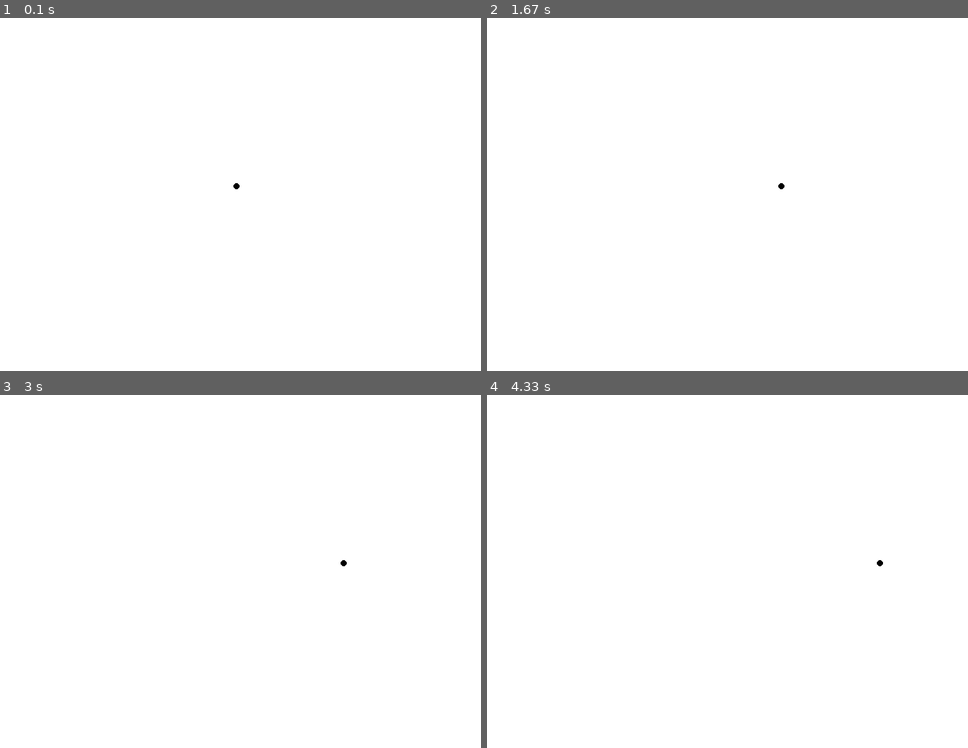
Above: before the commit, frames 1-4 (two rows, left to right).
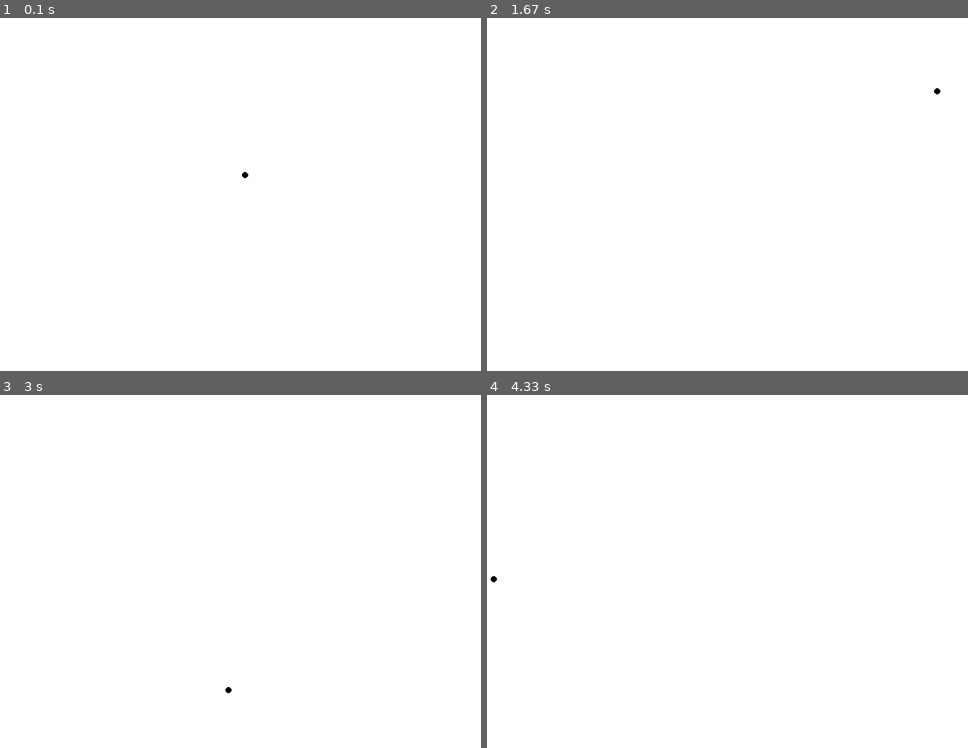
Above: after the commit, the same moments.

Repository: tk-wong/pygame-pong
Game: pygame game, started from main.py
Same seed, same stepped clock (60 frames per second), same inputs: the game is played once before the commit and once after it.
Inputs:
- Up to frame 1 (0.1 s): no input
- Up to frame 2 (1.67 s): no input
- Up to frame 3 (3 s): no input
- Up to frame 4 (4.33 s): no input

The runs differ from the first frame. In frame 1, less than 0.1% of the frame differs, in the area x 48-52%, y 43-49%; in frame 2, less than 0.1%; in frame 3, less than 0.1%; in frame 4, less than 0.1%.

Commit message:
finish collision

Diff:
--- a/main.py
+++ b/main.py
@@ -8,13 +8,13 @@
     screen_height = 600
     fps = 10
     target_fps = 60
-    speed = 1
+    speed = 4.5
     ball_x, ball_y = (400, 300)
     ball_radius = 5
     is_reversed_x = False
     is_reversed_y = False
-
     screen = pygame.display.set_mode((screen_width, screen_height))
+    border = screen.get_rect()
     pygame.display.set_caption("Ping Pong")
     clock = pygame.time.Clock()
     # Set up colors
@@ -34,7 +34,6 @@
 
         delta_time = clock.tick()
         screen.fill(white)
-        print(clock.get_fps())
         ball = pygame.draw.circle(screen, black, (ball_x, ball_y), ball_radius)
         hit_box_x = ball_x - ball_radius
         hit_box_y = ball_y - ball_radius
@@ -44,14 +43,17 @@
         moving_speed = speed * (delta_time / 1000) * target_fps
         if is_reversed_x:
             ball_x -= moving_speed
-            # ball_y += moving_speed
         else:
             ball_x += moving_speed
-            # ball_y -= moving_speed
-        if hit_box_x + hit_box_size >= screen_width or hit_box_y < 0:
-            is_reversed_x = True
-        elif hit_box_x <= 0 or hit_box_y + hit_box_size > screen_height:
-            is_reversed_x = False
+
+        if is_reversed_y:
+            ball_y += moving_speed
+        else:
+            ball_y -= moving_speed
+        if ball_x - ball_radius < border.left or ball_x + ball_radius > border.right:
+            is_reversed_x = not is_reversed_x
+        if ball_y - ball_radius < border.top or ball_y + ball_radius > border.bottom:
+            is_reversed_y = not is_reversed_y
         # if ball_y < 0:
         #     is_reversed_y = True
         # elif ball_y > screen_height:
